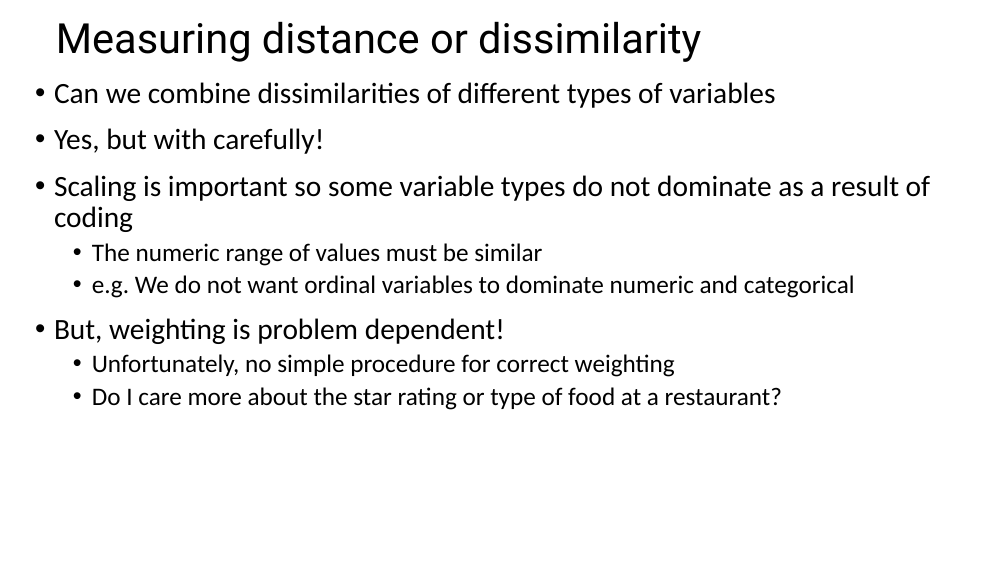
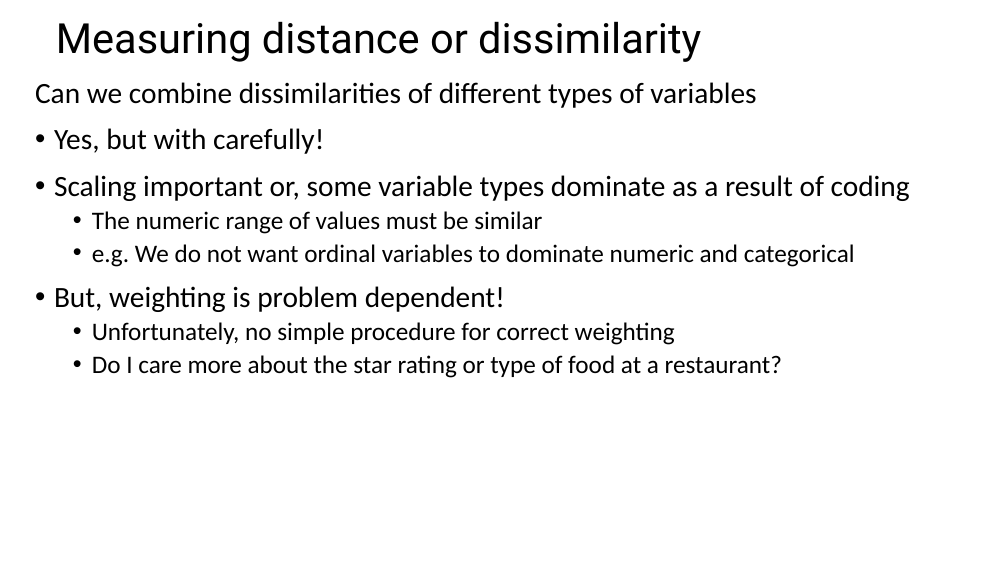
Before and after one commit to StephenElston/CSCI-E-108, a slide deck: slide 17 of slides/4_DistanceAndSimilarityMeasures.pptx. Drawn at 1008x567 pixels with LibreOffice and Linux fonts; fonts in the diff are those of the drawing. Boxes give left, top, right and bottom in pixels: in the first picture for what was removed or moved away, otherwise in the second. Text is boxed around its words. In the diff, an @@ line names an element or a change of style, - is before the commit and + after.

Commit message:
Fixed multiple typos in slides

```diff
--- a/slides/4_DistanceAndSimilarityMeasures.pptx
+++ b/slides/4_DistanceAndSimilarityMeasures.pptx
@@ text at [35, 82, 756, 108]: bullet • to none @@
@@ text at [54, 175, 910, 201]: text changed @@
-• Scaling is important so some variable types do not dominate as a result of coding
+• Scaling important or, some variable types dominate as a result of coding
```
Also in this commit, not shown: 6 other slides changed.
